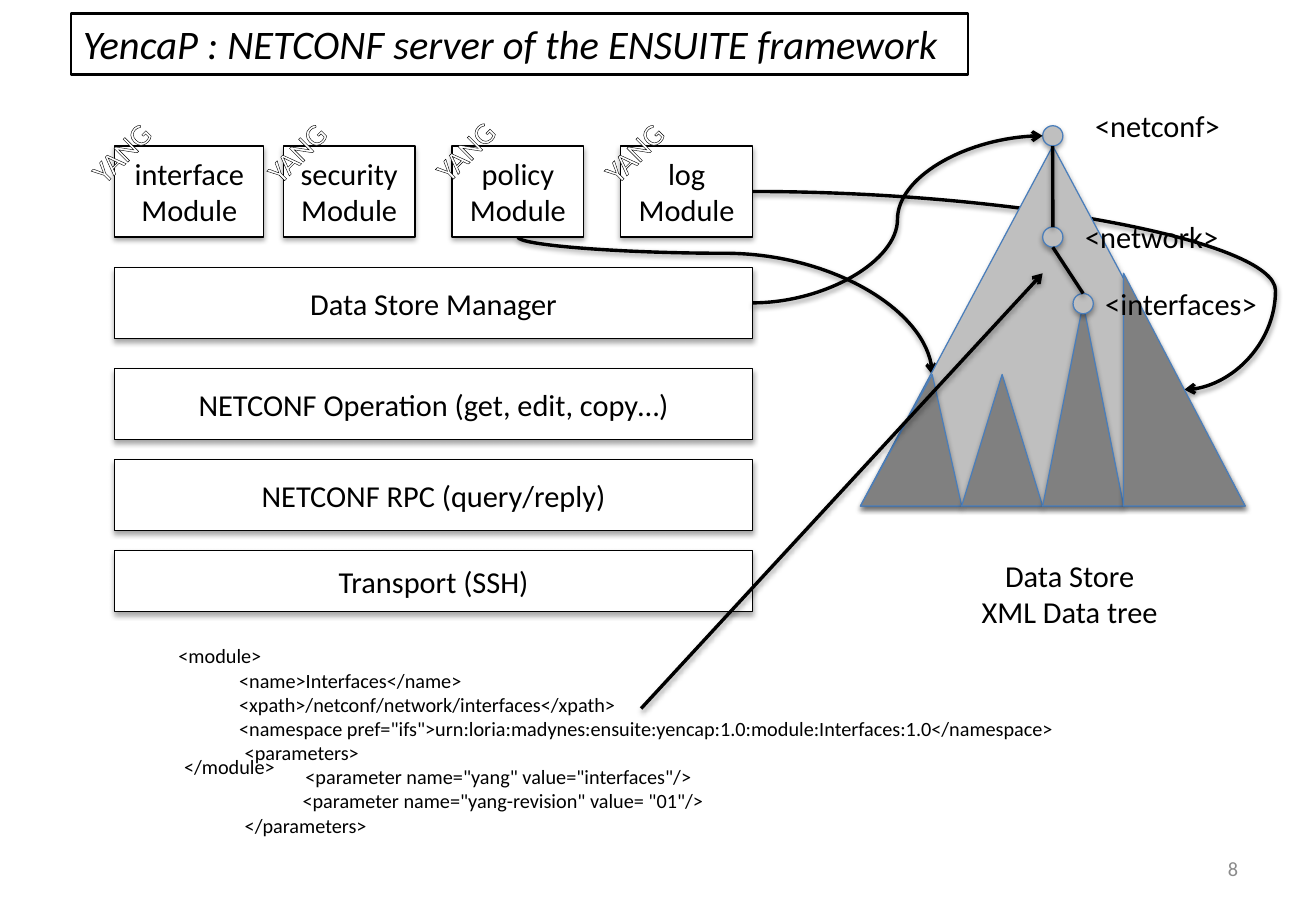
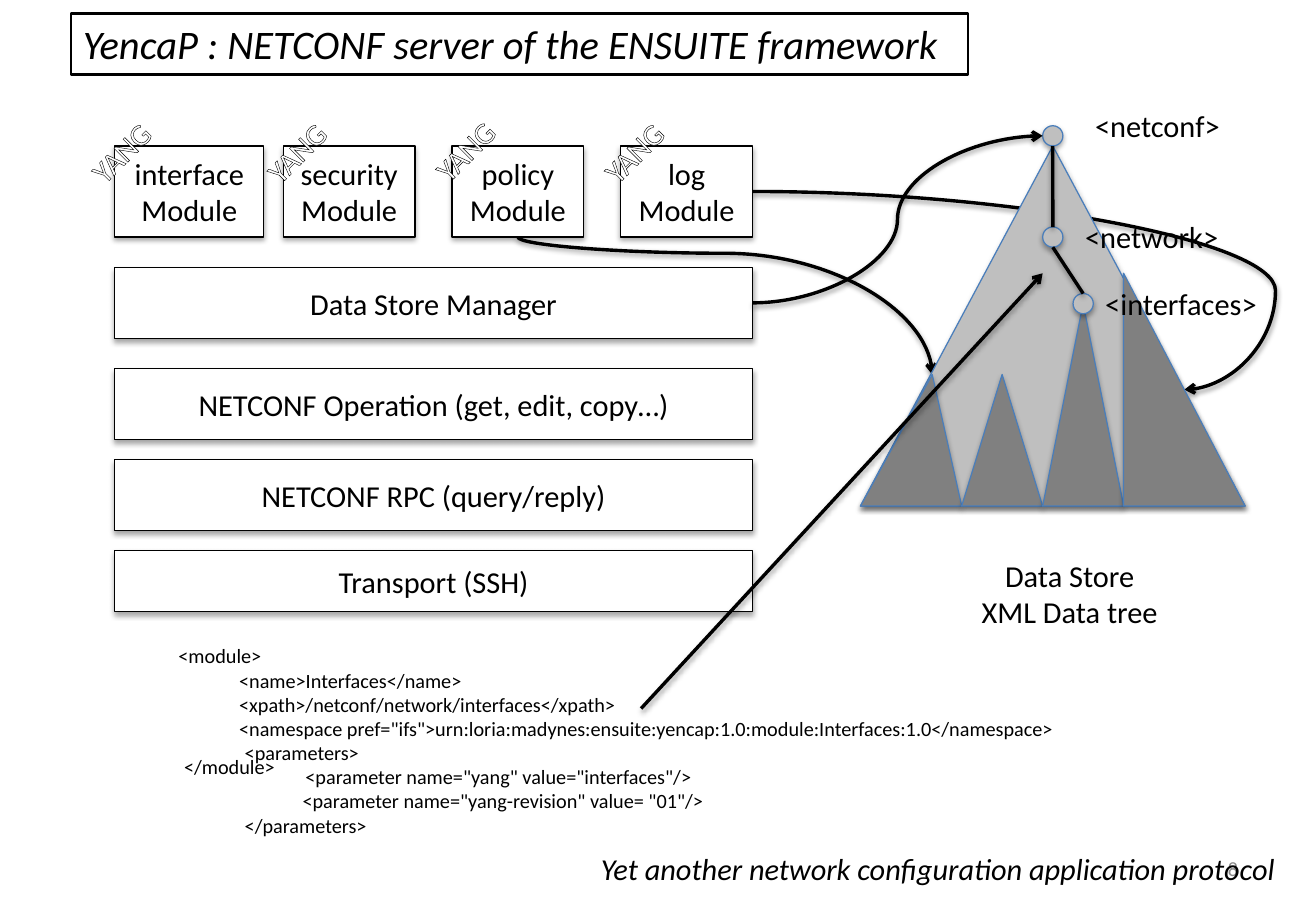
Before and after one commit to AaronNGray/jYang, a slide deck: slide 8 of yang-manager/reports/NOMS-2010.pptx. Drawn at 1316x911 pixels with LibreOffice and Linux fonts; fonts in the diff are those of the drawing. Boxes give left, top, right and bottom in pixels: in the first picture for what was removed or moved away, otherwise in the second. Text is boxed around its words. In the diff, an @@ line names an element or a change of style, - is before the commit and + after.

```diff
--- a/yang-manager/reports/NOMS-2010.pptx
+++ b/yang-manager/reports/NOMS-2010.pptx
@@ text added at [601, 859, 1275, 886], 18 pt, text #000000, italic @@
+Yet another network configuration application protocol
```
Also in this commit, not shown: 5 other slides changed.
